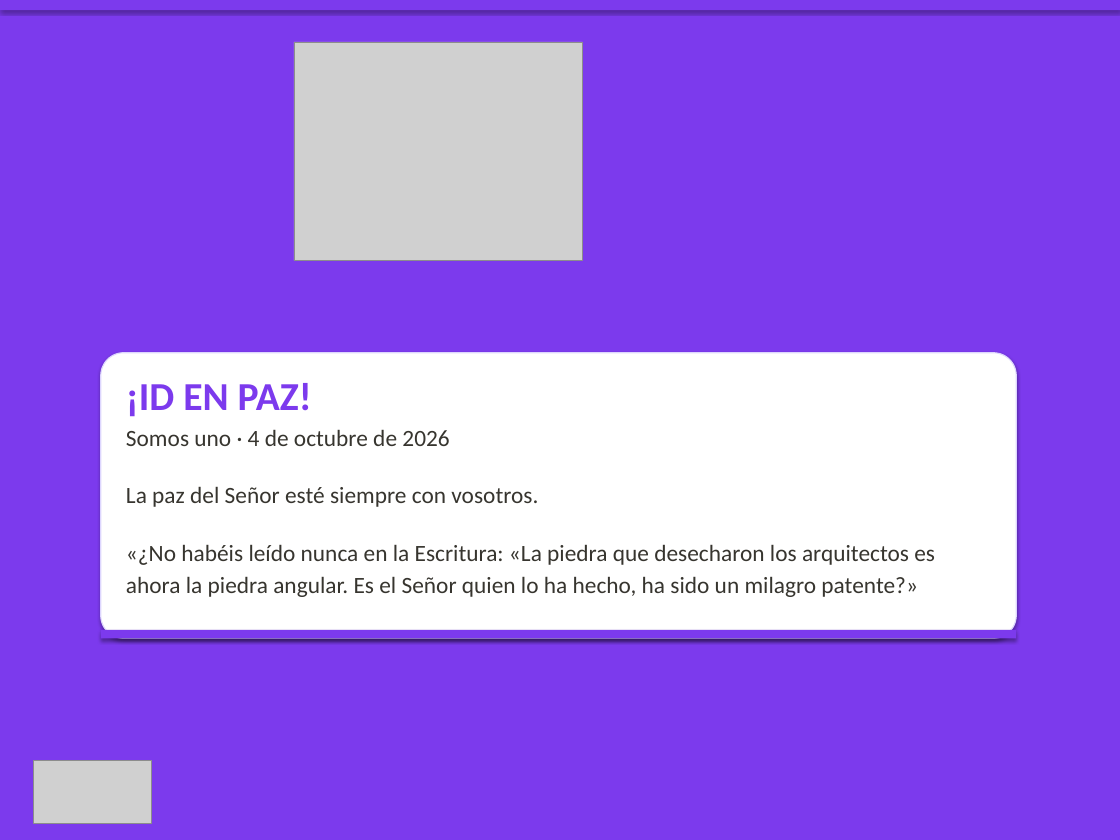
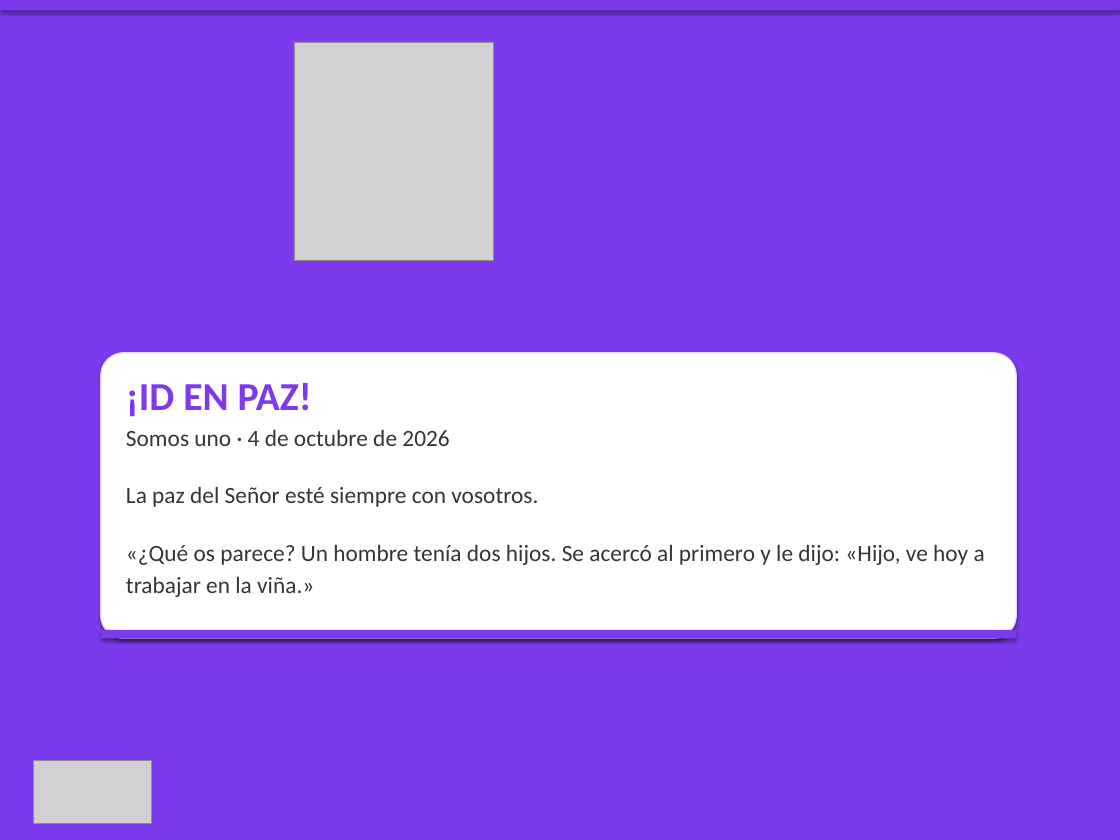
Before and after one commit to CC5M5/CCE-M5, a slide deck: slide 30 of presentaciones/2026-10-04_celebracion.pptx (slide 18 before the commit). Drawn at 1120x840 pixels with LibreOffice and Linux fonts; fonts in the diff are those of the drawing; grey boxes stand for pictures. Boxes give left, top, right and bottom in pixels: in the first picture for what was removed or moved away, otherwise in the second. Text is boxed around its words. In the diff, an @@ line names an element or a change of style, - is before the commit and + after.

```diff
--- a/presentaciones/2026-10-04_celebracion.pptx
+++ b/presentaciones/2026-10-04_celebracion.pptx
@@ picture: place and size @@
-picture at (294, 42, 582, 260)
+picture at (294, 42, 493, 260)
@@ text at (126, 544, 985, 597): text changed @@
-«¿No habéis leído nunca en la Escritura: «La piedra que desecharon los arquitectos es ahora la piedra angular. Es el Señor quien lo ha hecho, ha sido un milagro patente?»
+«¿Qué os parece? Un hombre tenía dos hijos. Se acercó al primero y le dijo: «Hijo, ve hoy a trabajar en la viña.»
```
Also in this commit, not shown: 17 other slides changed, 12 slides added, 43 other files.
